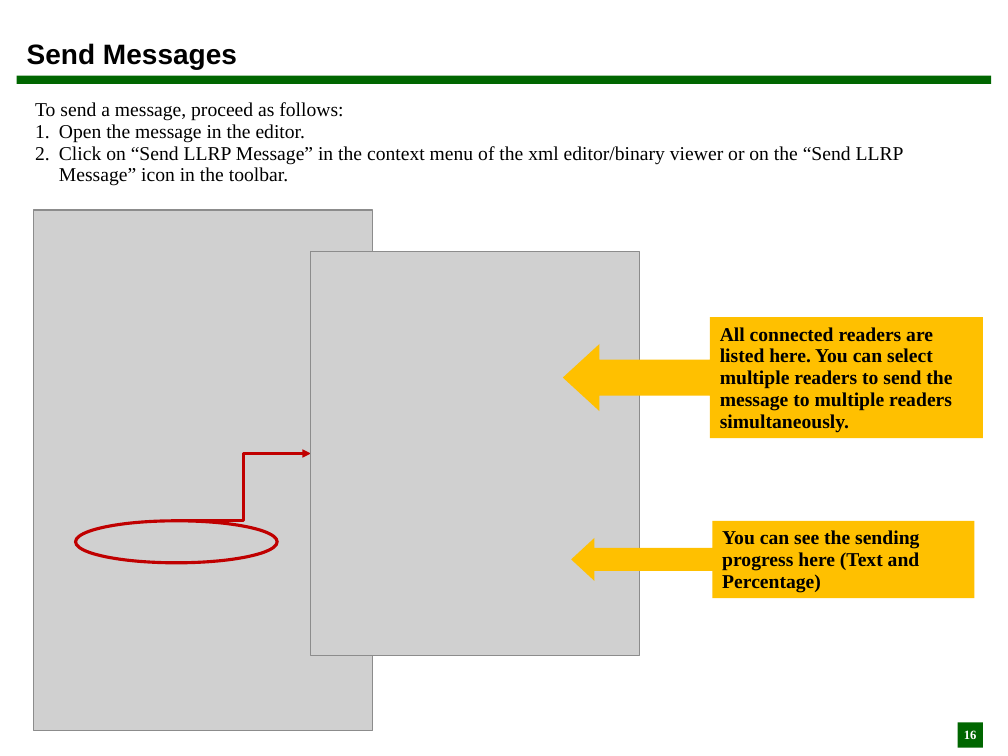
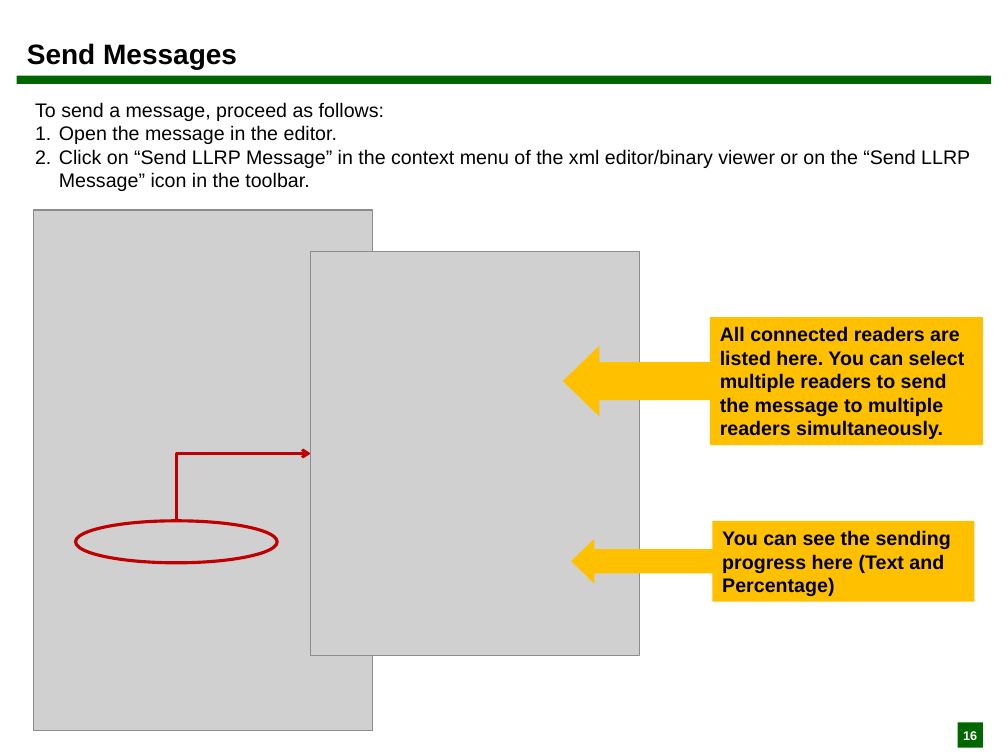
Before and after one commit to Fosstrak/fosstrak-llrp, a slide deck: slide 16 of src/site/resources/pdf/llrp_commander_UserGuide.ppt. Drawn at 1008x756 pixels with LibreOffice and Linux fonts; fonts in the diff are those of the drawing; grey boxes stand for pictures. Boxes give left, top, right and bottom in pixels: in the first picture for what was removed or moved away, otherwise in the second. Text is boxed around its words. In the diff, an @@ line names an element or a change of style, - is before the commit and + after.

```diff
--- a/src/site/resources/pdf/llrp_commander_UserGuide.ppt
+++ b/src/site/resources/pdf/llrp_commander_UserGuide.ppt
@@ text "To send a message, proceed ..." at <box>35,102,970,191</box>: font Times New Roman to Arial; line spacing 0.93 to 1 @@
@@ left arrow callout "All connected readers are listed ..." at <box>562,318,983,446</box>: font Times New Roman to Arial; line spacing 0.93 to 1; proportions changed @@
@@ left arrow callout "All connected readers are listed ...": place and size @@
-left arrow callout "All connected readers are listed ..." at <box>562,318,983,438</box>
+left arrow callout "All connected readers are listed ..." at <box>562,318,983,446</box>
@@ elbow arrow (176, 521) - (310, 454): arrowheads changed; route changed @@
@@ left arrow callout "You can see the sending ..." at <box>572,521,975,602</box>: font Times New Roman to Arial; line spacing 0.93 to 1; proportions changed @@
@@ page number at <box>958,723,983,748</box>: font Times New Roman to Arial; line spacing 0.93 to 1 @@
```
Also in this commit, not shown: 15 other slides changed, 1 other file.
